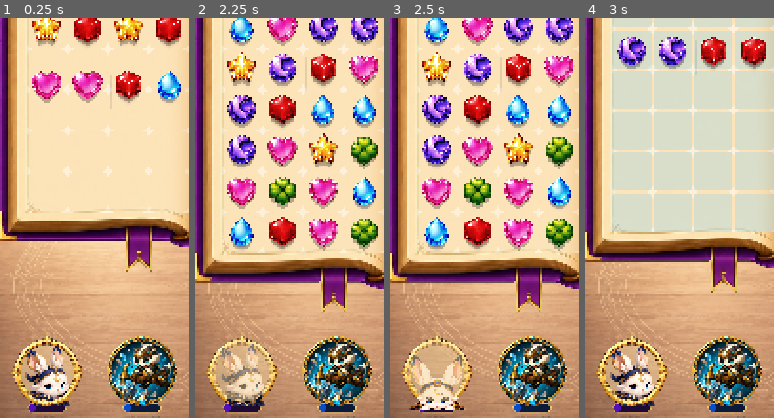
Above: before the commit, frames 1-4 (left to right).
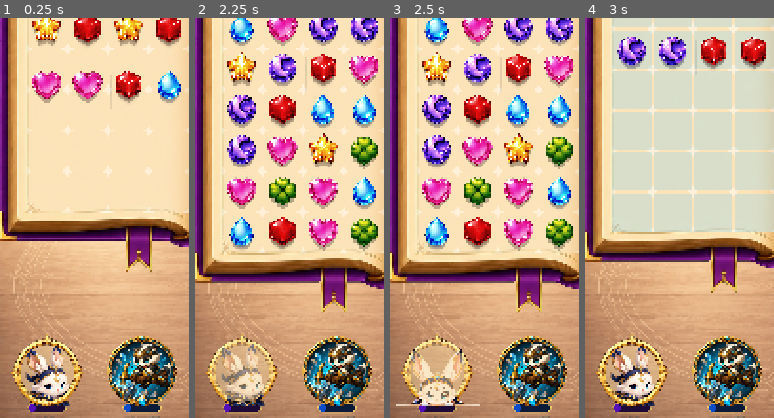
Above: after the commit, the same moments.

Repository: kumaloha/Polaris
Game: Godot game, scene res://Level.tscn
Same seed, same stepped clock (60 frames per second), same inputs: the game is played once before the commit and once after it.
Inputs (mouse positions are % of the whole screen's width and height, from its top left):
- Up to frame 1 (0.25 s): no input
- Up to frame 2 (2.25 s): tap Enter at 0.5 s; move the mouse to (72, 45) at 0.52 s; hold Right 0.53-1.25 s; tap R at 0.6 s; click (72, 45) at 0.67 s; tap Space at 0.77 s; drag from (30, 55) to (45, 70) at 1.27 s; click (12, 90) at 2 s
- Up to frame 3 (2.5 s): no input
- Up to frame 4 (3 s): move the mouse to (60, 28) at 2.77 s; hold Right from 2.78 s (still down); tap R at 2.85 s
The pictures show only the part of the screen within x 0-50%, y 46-96%; the shares and areas given below are measured in that part.

Frames 1-2 are identical in both runs. In frame 3, 2.2% of the frame differs, in the area x 3-48%, y 82-98%; in frame 4, nothing differs.

Commit message:
Anchor the time rabbit to the visible slot lip
Constraint: Frame review showed frames 2-6 sitting below the avatar frame lower edge because the anchor used the decorative frame texture bounds.

Rejected: Keeping texture-bounds anchoring because the frame PNG includes padding beyond the visible slot lip.

Confidence: high

Scope-risk: narrow

Directive: Treat the time-rabbit emergence lip as the visible avatar slot radius, not the frame artwork outer bounds.

Tested: godot --headless --path godot -s res://tests/runner.gd and git diff --check

Not-tested: Physical device capture.

Diff:
--- a/godot/match3/level.gd
+++ b/godot/match3/level.gd
@@ -1745,13 +1745,7 @@
 	return Vector2(DESIGN_W * 0.5 / float(count), SKILL_AV_Y)
 
 func _time_rabbit_avatar_frame_bottom_offset() -> float:
-	var frame_w := SKILL_AV_W * 1.12
-	var tex := _load_texture(RABBIT_REWIND_AVATAR_FRAME)
-	if tex != null:
-		var sz := tex.get_size()
-		if sz.x > 0.0:
-			return frame_w * (sz.y / sz.x) * 0.5
-	return frame_w * 0.5
+	return SKILL_AV_W * 0.5
 
 func _time_rabbit_avatar_frame_bottom_anchor() -> Vector2:
 	return _time_rabbit_home_anchor() + Vector2(0.0, _time_rabbit_avatar_frame_bottom_offset())
--- a/godot/tests/test_level_visuals.gd
+++ b/godot/tests/test_level_visuals.gd
@@ -774,7 +774,8 @@
 		raw_total += float(d)
 	assert_true(raw_total >= 0.70, "rabbit jump gives the eye enough time to read the added inbetweens")
 	var bottom_anchor: Vector2 = level.call("_time_rabbit_avatar_frame_bottom_anchor")
-	assert_true(bottom_anchor.y > level.call("_time_rabbit_home_anchor").y + 70.0, "avatar frame bottom anchor is below the slot center")
+	var visible_frame_bottom: float = Vector2(level.call("_time_rabbit_home_anchor")).y + 132.0 * 0.5
+	assert_true(absf(bottom_anchor.y - visible_frame_bottom) <= 1.0, "avatar frame bottom anchor uses the visible slot lip, not the oversized frame texture bounds")
 	assert_true(points[0].y > home.y, "first jump inbetween starts near the lower avatar-frame lip instead of popping above it")
 	var reaches_apex := false
 	assert_true(points[points.size() - 1].distance_to(cast) <= 0.5, "last jump inbetween lands at the documented cast anchor")
